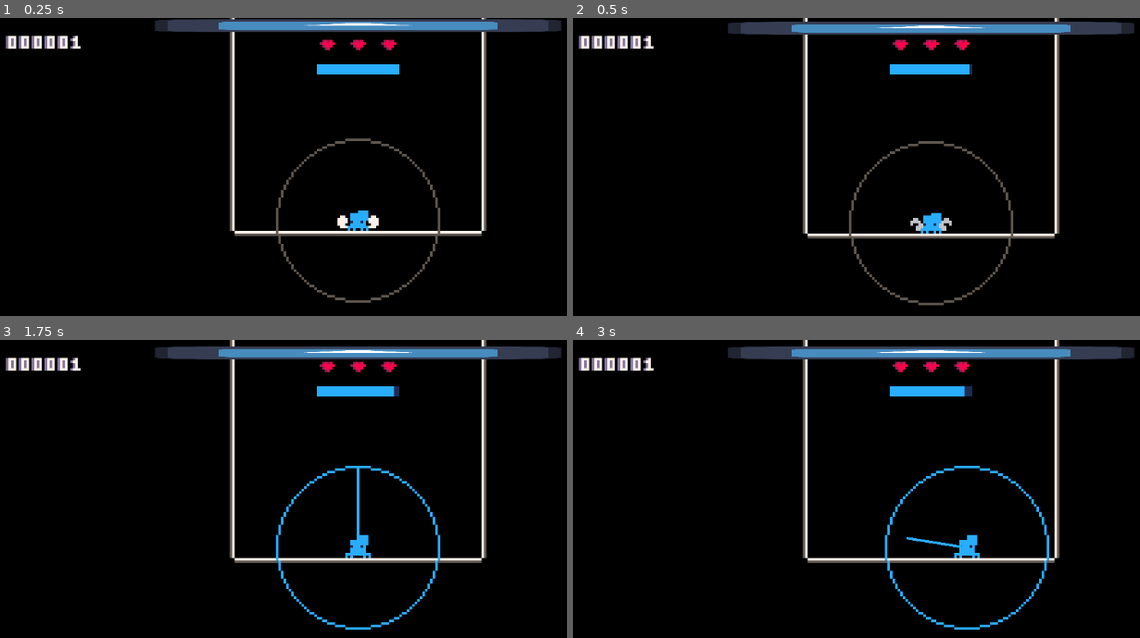
Above: before the commit, frames 1-4 (two rows, left to right).
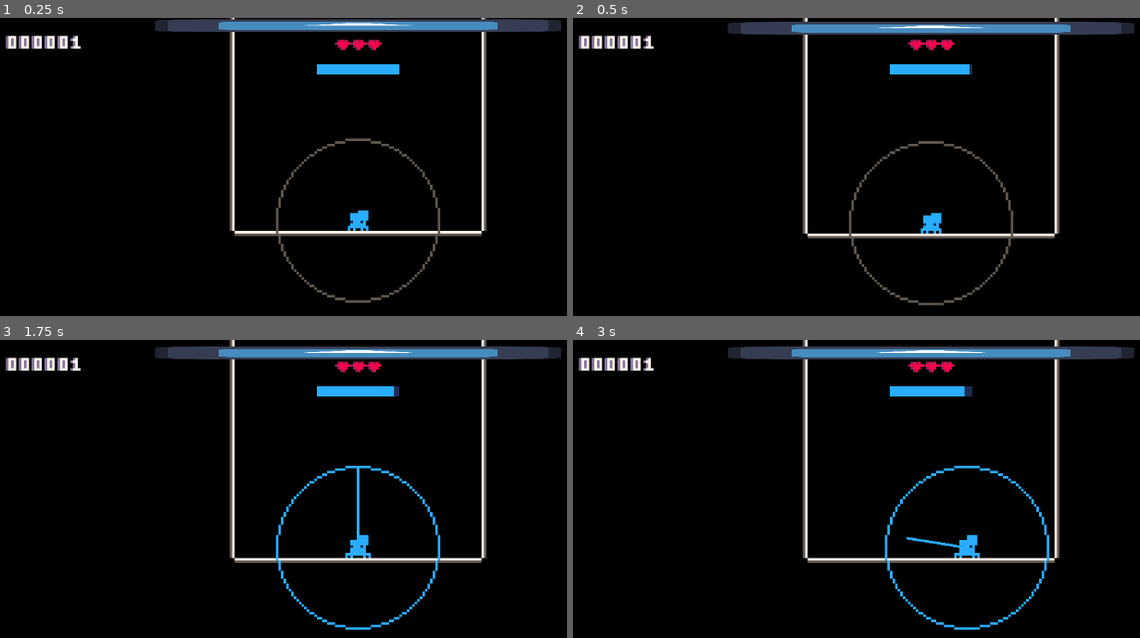
Above: after the commit, the same moments.

Repository: Flamenccio/spider-jump
Game: Godot game, scene res://game.tscn
Same seed, same stepped clock (60 frames per second), same inputs: the game is played once before the commit and once after it. The engine's default icon, where the game draws it, is replaced by a stand-in: a white triangle on a blue panel in a dark square.
Inputs (mouse positions are in pixels of both pictures, inside the frame that each line leads up to):
- Up to frame 1 (0.25 s): no input
- Up to frame 2 (0.5 s): no input
- Up to frame 3 (1.75 s): tap Enter at 0.5 s; move the mouse to (521, 527) at 0.52 s; press the mouse at (521, 527) at 0.53 s; hold D (move_right) 0.53-1.25 s; release the mouse at (521, 527) at 1.25 s; drag from (209, 569) to (357, 351) at 1.27 s
- Up to frame 4 (3 s): move the mouse to (1003, 456) at 2.02 s; hold D (move_right) 2.03-2.75 s; tap Delete at 2.1 s; drag from (896, 632) to (930, 351) at 2.77 s

The runs differ from the first frame. In frame 1, 0.4% of the frame differs, in the area x 56-70%, y 7-71%; in frame 2, 0.4%; in frame 3, 0.3%; in frame 4, 0.3%.

Commit message:
add yum fly glow

Diff:
--- a/collision_handler.gd
+++ b/collision_handler.gd
@@ -8,6 +8,7 @@
 signal land_on_ground()
 signal land_on_slip()
 signal leave_ground()
+signal eat_fly(stamina_restore: float)
 
 # Grounds the player is currently touching
 var _ground_contacts: Array[Node]
@@ -88,3 +89,20 @@
 			var collision_shape = result_collider.shape_owner_get_owner(shape_index)
 			if _track_ground(collision_shape):
 				land_on_slip.emit()
+
+
+func _on_item_collided(body: Node2D) -> void:
+	if body is not Item:
+		return
+	var item := body as Item
+	_handle_item(item)
+	body.queue_free()
+
+
+func _handle_item(item: Item) -> void:
+	match item.item_id:
+		'yum_fly':
+			eat_fly.emit(0.25)
+		_:
+			printerr('item handler: unknown item id "{0}"'.format({'0': item.item_id}))
+			print('oops!')
--- a/game.tscn
+++ b/game.tscn
@@ -17,6 +17,7 @@
 [ext_resource type="Script" uid="uid://dnoeb3fn86sbl" path="res://player_stats.gd" id="11_mfdv2"]
 [ext_resource type="Script" uid="uid://ce1isg2vm823x" path="res://pull_dragline.gd" id="16_80cx4"]
 [ext_resource type="Script" uid="uid://bc14d6efnxlji" path="res://global_spawner.gd" id="17_e8heu"]
+[ext_resource type="PackedScene" uid="uid://xhkwm2kavftk" path="res://scenes/yummy_fly.tscn" id="18_rvswv"]
 
 [sub_resource type="RectangleShape2D" id="RectangleShape2D_eow3j"]
 size = Vector2(256, 16)
@@ -103,6 +104,9 @@
 script = ExtResource("16_80cx4")
 _fixed_endpoint = NodePath("../Player")
 
+[node name="YummyFly" parent="." instance=ExtResource("18_rvswv")]
+position = Vector2(27, -140)
+
 [connection signal="on_game_over" from="." to="UI/DeathScreen" method="show"]
 [connection signal="score_updated" from="." to="PlayerStats" method="update_score"]
 [connection signal="stamina_drained" from="." to="PlayerStats" method="change_stamina"]
@@ -119,6 +123,7 @@
 [connection signal="pull_release" from="InputService" to="PullDragline" method="hide"]
 [connection signal="pull_release" from="InputService" to="PullDragline" method="pull_set_active" binds= [false]]
 [connection signal="new_level_spawned" from="LevelSpawner" to="LevelSpawnTrigger" method="enqueue_elevation"]
+[connection signal="external_stamina_restore" from="Player" to="PlayerStats" method="change_stamina"]
 [connection signal="body_entered" from="LevelSpawnTrigger" to="LevelSpawnTrigger" method="_on_player_entered"]
 [connection signal="player_entered" from="LevelSpawnTrigger" to="LevelSpawner" method="spawn_new_level"]
 [connection signal="health_updated" from="PlayerStats" to="UI/Hud" method="_on_health_updated"]
--- /dev/null
+++ b/item.gd
@@ -0,0 +1,9 @@
+class_name Item
+extends Node2D
+
+@export var _item_id: String
+var item_id: String:
+	get:
+		return _item_id
+	set(value):
+		return
--- a/landing_dust_emitter.gd
+++ b/landing_dust_emitter.gd
@@ -2,13 +2,25 @@
 
 @export var _player: Node2D
 @export var dust_scene: PackedScene
-
 @export var jump_dust_scene: PackedScene
 
+var _jumped: bool = false
+
+# Called when player lands
 func spawn_dust(normal: Vector2) -> void:
+	"""
+	Don't make another particle if the player hasn't jumped yet.
+	This is because the player 'lands' when they come into contact
+	With another ground collider, which can also be two colliders
+	from different levels next to each other and parallel.
+	"""
+	if not _jumped: return
+	_jumped = false
 	var angle_rad = (Vector2.UP).angle_to(normal)
 	TheGlobalSpawner.instantiate_scene(dust_scene, _player.global_position, angle_rad)
 
 
+# Called when player jumps
 func spawn_jump_dust() -> void:
+	_jumped = true
 	TheGlobalSpawner.instantiate_scene(jump_dust_scene, _player.global_position, _player.rotation)
--- a/player.gd
+++ b/player.gd
@@ -1,10 +1,16 @@
 extends CharacterBody2D
 
+# Internal use only!
 signal internal_move_input_change(move_input: Vector2)
 signal internal_pull_input_change(pull_input: Vector2)
 signal internal_pull_release()
 signal internal_pull_press()
 signal internal_player_hurt(soft: bool)
+
+# External use
+signal external_stamina_restore(restoration: float)
+
+# Any
 signal stop_moving()
 signal moving()
 
@@ -55,3 +61,7 @@
 func _on_player_hurt(soft: bool) -> void:
 	internal_player_hurt.emit(soft)
 	_invincibility_timer.start()
+
+
+func _on_stamina_restore(amount: float) -> void:
+	external_stamina_restore.emit(amount)
--- a/project.godot
+++ b/project.godot
@@ -89,6 +89,7 @@
 2d_physics/layer_1="player"
 2d_physics/layer_2="ground"
 2d_physics/layer_3="slip"
+2d_physics/layer_4="item"
 
 [rendering]
 
--- a/scenes/hud.tscn
+++ b/scenes/hud.tscn
@@ -75,6 +75,7 @@
 [node name="HFlowContainer" type="HFlowContainer" parent="Life"]
 layout_mode = 2
 size_flags_vertical = 0
+theme_override_constants/h_separation = -2
 alignment = 1
 script = ExtResource("3_uo2fv")
 
--- a/scenes/player.tscn
+++ b/scenes/player.tscn
@@ -301,14 +301,17 @@
 }
 name = ""
 
-[sub_resource type="CircleShape2D" id="CircleShape2D_4r5pv"]
-radius = 3.5
-
 [sub_resource type="CanvasItemMaterial" id="CanvasItemMaterial_60mlk"]
 particles_animation = true
 particles_anim_h_frames = 5
 particles_anim_v_frames = 1
 particles_anim_loop = false
+
+[sub_resource type="CircleShape2D" id="CircleShape2D_4r5pv"]
+radius = 3.5
+
+[sub_resource type="CircleShape2D" id="CircleShape2D_4ni07"]
+radius = 6.0
 
 [node name="Player" type="CharacterBody2D" groups=["player"]]
 texture_filter = 1
@@ -391,16 +394,6 @@
 _shape_cast_origin = NodePath("../..")
 _shape_cast_layers = 6
 metadata/_custom_type_script = "uid://bdjmy758l3rls"
-
-[node name="GroundDetector" type="Area2D" parent="."]
-position = Vector2(0, 1)
-collision_layer = 0
-collision_mask = 6
-collision_priority = 5.0
-priority = 5
-
-[node name="Shape" type="CollisionShape2D" parent="GroundDetector"]
-shape = SubResource("CircleShape2D_4r5pv")
 
 [node name="SafeState" type="Node" parent="." node_paths=PackedStringArray("_player")]
 script = ExtResource("19_4r5pv")
@@ -423,6 +416,26 @@
 _player = NodePath("..")
 dust_scene = ExtResource("21_i4ail")
 jump_dust_scene = ExtResource("23_4ni07")
+
+[node name="GroundDetector" type="Area2D" parent="."]
+position = Vector2(0, 1)
+collision_layer = 0
+collision_mask = 6
+collision_priority = 5.0
+priority = 5
+
+[node name="Shape" type="CollisionShape2D" parent="GroundDetector"]
+shape = SubResource("CircleShape2D_4r5pv")
+
+[node name="ItemDetector" type="Area2D" parent="."]
+collision_layer = 0
+collision_mask = 8
+
+[node name="Shape" type="CollisionShape2D" parent="ItemDetector"]
+shape = SubResource("CircleShape2D_4ni07")
+debug_color = Color(0.7, 0.653333, 0, 0.419608)
+
+[node name="Detectors" type="Node" parent="."]
 
 [connection signal="internal_move_input_change" from="." to="StateMachine/Crawl" method="_on_move_input_change"]
 [connection signal="internal_player_hurt" from="." to="SafeState" method="restore_state"]
@@ -441,6 +454,7 @@
 [connection signal="player_jumped" from="StateMachine/Aim" to="Dust" method="set_emitting" binds= [true]]
 [connection signal="player_entered_idle" from="StateMachine/Idle" to="SafeState" method="_save_state"]
 [connection signal="player_entered_idle" from="StateMachine/Idle" to="Dust" method="set_emitting" binds= [false]]
+[connection signal="eat_fly" from="CollisionHandler" to="." method="_on_stamina_restore"]
 [connection signal="land_on_ground" from="CollisionHandler" to="SafeState" method="_save_state"]
 [connection signal="land_on_ground" from="CollisionHandler" to="StateMachine" method="set_property" binds= ["ground_type", "ground"]]
 [connection signal="land_on_normal" from="CollisionHandler" to="." method="_rotate_against_normal"]
@@ -449,3 +463,4 @@
 [connection signal="leave_ground" from="CollisionHandler" to="StateMachine" method="set_property" binds= ["ground_type", "air"]]
 [connection signal="body_shape_entered" from="GroundDetector" to="CollisionHandler" method="_on_body_shape_entered" unbinds=1]
 [connection signal="body_shape_exited" from="GroundDetector" to="CollisionHandler" method="_on_body_shape_exited" unbinds=1]
+[connection signal="body_entered" from="ItemDetector" to="CollisionHandler" method="_on_item_collided"]
--- /dev/null
+++ b/scenes/yummy_fly.tscn
@@ -0,0 +1,115 @@
+[gd_scene load_steps=17 format=3 uid="uid://xhkwm2kavftk"]
+
+[ext_resource type="Script" uid="uid://dsb66hi83np7q" path="res://item.gd" id="1_hmm55"]
+[ext_resource type="Texture2D" uid="uid://wi6e3alnmqh0" path="res://sprites/main.png" id="1_jum41"]
+[ext_resource type="Texture2D" uid="uid://m3vdntvgt4cf" path="res://sprites/yum_fly_glow-Sheet.png" id="3_vpi6r"]
+
+[sub_resource type="AtlasTexture" id="AtlasTexture_hmm55"]
+atlas = ExtResource("1_jum41")
+region = Rect2(32, 0, 8, 8)
+
+[sub_resource type="AtlasTexture" id="AtlasTexture_vpi6r"]
+atlas = ExtResource("1_jum41")
+region = Rect2(40, 0, 8, 8)
+
+[sub_resource type="SpriteFrames" id="SpriteFrames_4cg67"]
+animations = [{
+"frames": [{
+"duration": 1.0,
+"texture": SubResource("AtlasTexture_hmm55")
+}, {
+"duration": 1.0,
+"texture": SubResource("AtlasTexture_vpi6r")
+}],
+"loop": true,
+"name": &"default",
+"speed": 6.0
+}]
+
+[sub_resource type="CircleShape2D" id="CircleShape2D_jum41"]
+radius = 3.0
+
+[sub_resource type="AtlasTexture" id="AtlasTexture_4cg67"]
+atlas = ExtResource("3_vpi6r")
+region = Rect2(0, 0, 16, 16)
+
+[sub_resource type="AtlasTexture" id="AtlasTexture_y4e58"]
+atlas = ExtResource("3_vpi6r")
+region = Rect2(16, 0, 16, 16)
+
+[sub_resource type="AtlasTexture" id="AtlasTexture_r3gu6"]
+atlas = ExtResource("3_vpi6r")
+region = Rect2(32, 0, 16, 16)
+
+[sub_resource type="AtlasTexture" id="AtlasTexture_ajhwr"]
+atlas = ExtResource("3_vpi6r")
+region = Rect2(48, 0, 16, 16)
+
+[sub_resource type="AtlasTexture" id="AtlasTexture_x6gmg"]
+atlas = ExtResource("3_vpi6r")
+region = Rect2(64, 0, 16, 16)
+
+[sub_resource type="AtlasTexture" id="AtlasTexture_uptjm"]
+atlas = ExtResource("3_vpi6r")
+region = Rect2(80, 0, 16, 16)
+
+[sub_resource type="AtlasTexture" id="AtlasTexture_kcgn7"]
+atlas = ExtResource("3_vpi6r")
+region = Rect2(96, 0, 16, 16)
+
+[sub_resource type="AtlasTexture" id="AtlasTexture_xm13h"]
+atlas = ExtResource("3_vpi6r")
+region = Rect2(112, 0, 16, 16)
+
+[sub_resource type="SpriteFrames" id="SpriteFrames_hmm55"]
+animations = [{
+"frames": [{
+"duration": 1.0,
+"texture": SubResource("AtlasTexture_4cg67")
+}, {
+"duration": 1.0,
+"texture": SubResource("AtlasTexture_y4e58")
+}, {
+"duration": 1.0,
+"texture": SubResource("AtlasTexture_r3gu6")
+}, {
+"duration": 1.0,
+"texture": SubResource("AtlasTexture_ajhwr")
+}, {
+"duration": 1.0,
+"texture": SubResource("AtlasTexture_x6gmg")
+}, {
+"duration": 1.0,
+"texture": SubResource("AtlasTexture_uptjm")
+}, {
+"duration": 1.0,
+"texture": SubResource("AtlasTexture_kcgn7")
+}, {
+"duration": 1.0,
+"texture": SubResource("AtlasTexture_xm13h")
+}],
+"loop": true,
+"name": &"default",
+"speed": 8.0
+}]
+
+[node name="YummyFly" type="StaticBody2D"]
+collision_layer = 8
+collision_mask = 0
+script = ExtResource("1_hmm55")
+_item_id = "yum_fly"
+
+[node name="Sprite" type="AnimatedSprite2D" parent="."]
+sprite_frames = SubResource("SpriteFrames_4cg67")
+autoplay = "default"
+frame = 1
+frame_progress = 0.570883
+
+[node name="Collider" type="CollisionShape2D" parent="."]
+shape = SubResource("CircleShape2D_jum41")
+
+[node name="Glow" type="AnimatedSprite2D" parent="."]
+sprite_frames = SubResource("SpriteFrames_hmm55")
+autoplay = "default"
+frame = 3
+frame_progress = 0.529452
Not shown: 1 places in game.tscn that only renumber resources
Not shown, added: item.gd.uid
Not shown: 1 places in scenes/player.tscn that only renumber resources
Binary file added: sprites/yum_fly_glow-Sheet.png
Not shown, added: sprites/yum_fly_glow-Sheet.png.import
